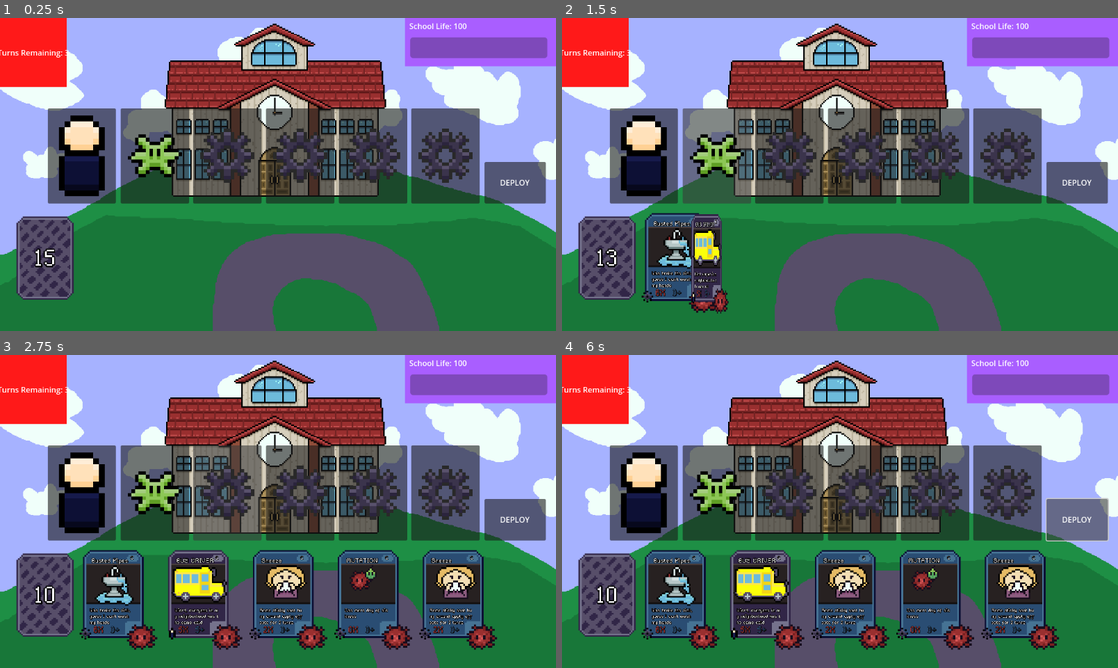
Above: before the commit, frames 1-4 (two rows, left to right).
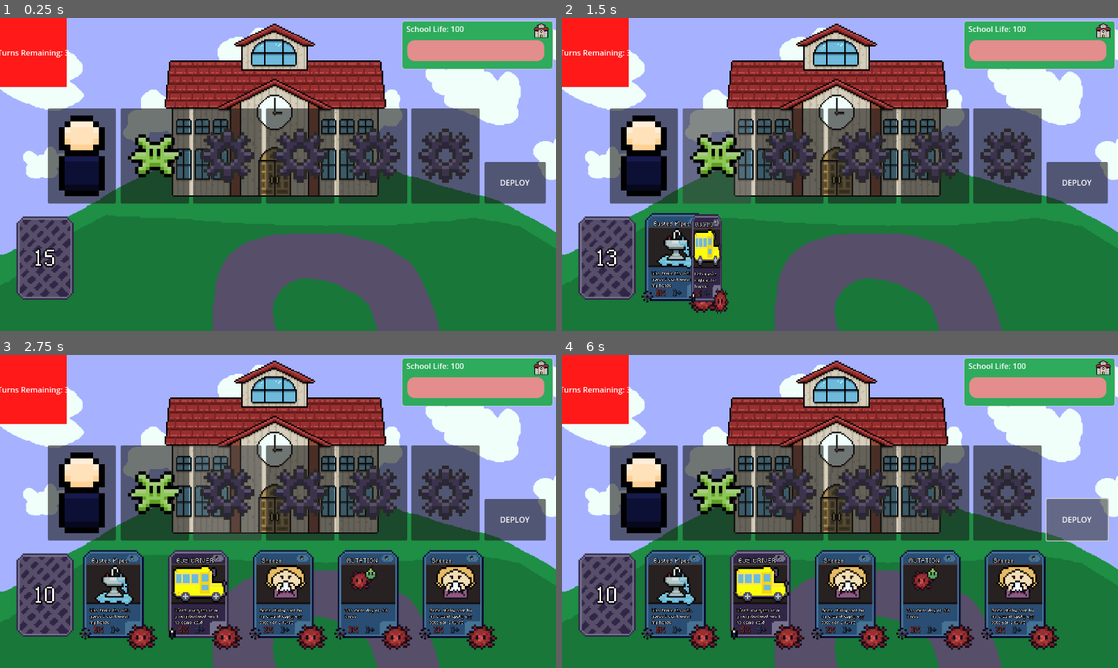
Above: after the commit, the same moments.

Repository: JPGFG/ld24
Game: Godot game, scene res://scenes/game-board/gameboard.tscn
Same seed, same stepped clock (60 frames per second), same inputs: the game is played once before the commit and once after it.
Inputs (mouse positions are in pixels of both pictures, inside the frame that each line leads up to):
- Up to frame 1 (0.25 s): no input
- Up to frame 2 (1.5 s): click (645, 155) at 0.5 s; click (717, 155) at 1.25 s
- Up to frame 3 (2.75 s): click (227, 492) at 2.02 s
- Up to frame 4 (6 s): click "DEPLOY" at 2.75 s; click (645, 492) at 3.5 s; click (717, 492) at 4.25 s; click (789, 492) at 5.02 s; click "DEPLOY" at 5.75 s

The runs differ from the first frame. In frame 1, 4.5% of the frame differs, in the area x 72-100%, y 0-17%; in frame 2, 4.5%; in frame 3, 4.5%; in frame 4, 4.5%.

Commit message:
finished ui

Diff:
--- a/scenes/game-board/gameboard.tscn
+++ b/scenes/game-board/gameboard.tscn
@@ -12,6 +12,7 @@
 [ext_resource type="Texture2D" uid="uid://cop6jo0ekl7pt" path="res://assets/sprites/gameboard/adders_icon_large.png" id="3_lvf5d"]
 [ext_resource type="Texture2D" uid="uid://ctkuq2y2d3kcd" path="res://assets/sprites/gameboard/germ_icon_large.png" id="4_xdmw7"]
 [ext_resource type="FontFile" uid="uid://cfu074rula0ps" path="res://resources/fonts/pixel_font_2.ttf" id="5_hd1cc"]
+[ext_resource type="Texture2D" uid="uid://pvjrij75vg38" path="res://assets/sprites/gameboard/mini_school.png" id="9_xh5jg"]
 [ext_resource type="Texture2D" uid="uid://datpysha7q6u2" path="res://assets/sprites/gameboard/school_house.png" id="11_1nqy1"]
 [ext_resource type="AudioStream" uid="uid://cmscdh5ycbx3y" path="res://assets/music/main_theme.mp3" id="14_bgii0"]
 
@@ -26,6 +27,35 @@
 [sub_resource type="StyleBoxEmpty" id="StyleBoxEmpty_2ndmk"]
 
 [sub_resource type="StyleBoxEmpty" id="StyleBoxEmpty_bclmn"]
+
+[sub_resource type="StyleBoxFlat" id="StyleBoxFlat_l8xax"]
+bg_color = Color(0.1809, 0.67, 0.360237, 1)
+border_width_left = 1
+border_width_top = 1
+border_width_right = 1
+border_width_bottom = 1
+corner_radius_top_left = 5
+corner_radius_top_right = 5
+corner_radius_bottom_right = 5
+corner_radius_bottom_left = 5
+
+[sub_resource type="StyleBoxFlat" id="StyleBoxFlat_fcrn0"]
+bg_color = Color(0.89, 0.5518, 0.5518, 1)
+corner_radius_top_left = 15
+corner_radius_top_right = 15
+corner_radius_bottom_right = 15
+corner_radius_bottom_left = 15
+
+[sub_resource type="StyleBoxFlat" id="StyleBoxFlat_xm1q5"]
+bg_color = Color(1, 0, 0, 1)
+border_width_left = 1
+border_width_top = 1
+border_width_right = 1
+border_width_bottom = 1
+corner_radius_top_left = 15
+corner_radius_top_right = 15
+corner_radius_bottom_right = 15
+corner_radius_bottom_left = 15
 
 [sub_resource type="StyleBoxFlat" id="StyleBoxFlat_rsvlk"]
 bg_color = Color(0.6, 0.156, 0.156, 1)
@@ -342,17 +372,18 @@
 texture = ExtResource("3_lvf5d")
 stretch_mode = 5
 
-[node name="enemystats" type="ColorRect" parent="."]
+[node name="enemystats" type="Panel" parent="."]
 layout_mode = 1
 anchors_preset = -1
-anchor_left = 0.728
-anchor_right = 1.0
-anchor_bottom = 0.154
+anchor_left = 0.722791
+anchor_top = 0.00925926
+anchor_right = 0.994791
+anchor_bottom = 0.163259
 offset_left = 0.344421
 offset_right = 0.000488281
 offset_bottom = 0.207993
 grow_horizontal = 0
-color = Color(0.663939, 0.368888, 1, 1)
+theme_override_styles/panel = SubResource("StyleBoxFlat_l8xax")
 metadata/_edit_use_anchors_ = true
 
 [node name="HealthNumberDisplay" type="Label" parent="enemystats"]
@@ -376,7 +407,22 @@
 offset_top = 40.0
 offset_right = 295.0
 offset_bottom = 83.0
+theme_override_constants/outline_size = 1
+theme_override_styles/background = SubResource("StyleBoxFlat_fcrn0")
+theme_override_styles/fill = SubResource("StyleBoxFlat_xm1q5")
 show_percentage = false
+
+[node name="TextureRect" type="TextureRect" parent="enemystats"]
+layout_mode = 1
+anchors_preset = 1
+anchor_left = 1.0
+anchor_right = 1.0
+offset_left = -40.0
+offset_top = 5.0
+offset_right = -9.0
+offset_bottom = 35.0
+grow_horizontal = 0
+texture = ExtResource("9_xh5jg")
 
 [node name="resistances" type="ColorRect" parent="."]
 visible = false
--- a/scripts/controllers/game-controller.gd
+++ b/scripts/controllers/game-controller.gd
@@ -48,7 +48,7 @@
 
 	await get_tree().create_timer(1.0).timeout
 	draw_cards()
-
+	update_stats_ui()
 func draw_cards():
 	while !deck.ready:
 		await deck.ready
--- a/ui/start_menu.tscn
+++ b/ui/start_menu.tscn
@@ -131,6 +131,33 @@
 corner_radius_top_right = 15
 corner_radius_bottom_right = 15
 corner_radius_bottom_left = 15
+
+[sub_resource type="Animation" id="Animation_hfu4g"]
+length = 0.001
+tracks/0/type = "value"
+tracks/0/imported = false
+tracks/0/enabled = true
+tracks/0/path = NodePath("Sprite2D:rotation")
+tracks/0/interp = 1
+tracks/0/loop_wrap = true
+tracks/0/keys = {
+"times": PackedFloat32Array(0),
+"transitions": PackedFloat32Array(1),
+"update": 0,
+"values": [-0.1309]
+}
+tracks/1/type = "value"
+tracks/1/imported = false
+tracks/1/enabled = true
+tracks/1/path = NodePath("Sprite2D:scale")
+tracks/1/interp = 1
+tracks/1/loop_wrap = true
+tracks/1/keys = {
+"times": PackedFloat32Array(0),
+"transitions": PackedFloat32Array(1),
+"update": 0,
+"values": [Vector2(1.2, 1.2)]
+}
 
 [sub_resource type="Animation" id="Animation_wknku"]
 resource_name = "titlemovement"
@@ -161,33 +188,6 @@
 "values": [Vector2(1, 1), Vector2(1.15, 1.15), Vector2(1, 1)]
 }
 
-[sub_resource type="Animation" id="Animation_hfu4g"]
-length = 0.001
-tracks/0/type = "value"
-tracks/0/imported = false
-tracks/0/enabled = true
-tracks/0/path = NodePath("Sprite2D:rotation")
-tracks/0/interp = 1
-tracks/0/loop_wrap = true
-tracks/0/keys = {
-"times": PackedFloat32Array(0),
-"transitions": PackedFloat32Array(1),
-"update": 0,
-"values": [-0.1309]
-}
-tracks/1/type = "value"
-tracks/1/imported = false
-tracks/1/enabled = true
-tracks/1/path = NodePath("Sprite2D:scale")
-tracks/1/interp = 1
-tracks/1/loop_wrap = true
-tracks/1/keys = {
-"times": PackedFloat32Array(0),
-"transitions": PackedFloat32Array(1),
-"update": 0,
-"values": [Vector2(1.2, 1.2)]
-}
-
 [sub_resource type="AnimationLibrary" id="AnimationLibrary_1brf7"]
 _data = {
 "RESET": SubResource("Animation_hfu4g"),
@@ -796,6 +796,7 @@
 libraries = {
 "": SubResource("AnimationLibrary_1brf7")
 }
+
 [node name="LocationPicker" parent="." instance=ExtResource("13_1q0f2")]
 visible = false
 layout_mode = 1
Not shown: 1 places in scenes/game-board/gameboard.tscn that only renumber resources
Not shown: 2 places in ui/start_menu.tscn that only renumber resources
